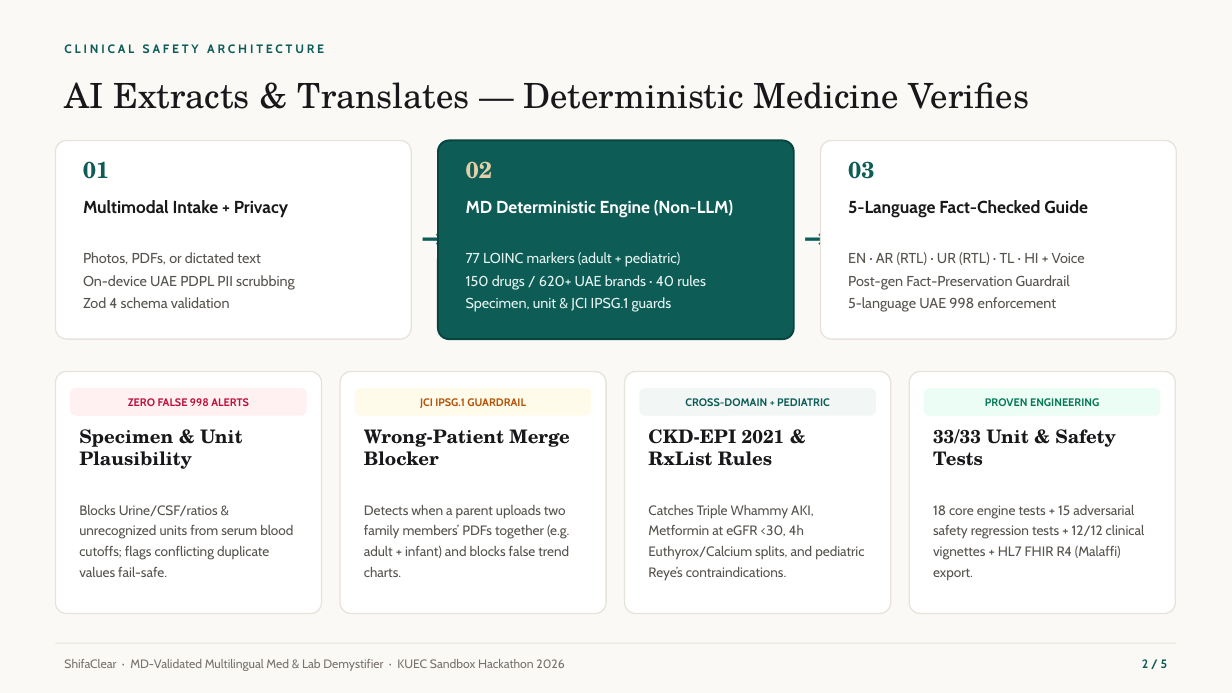
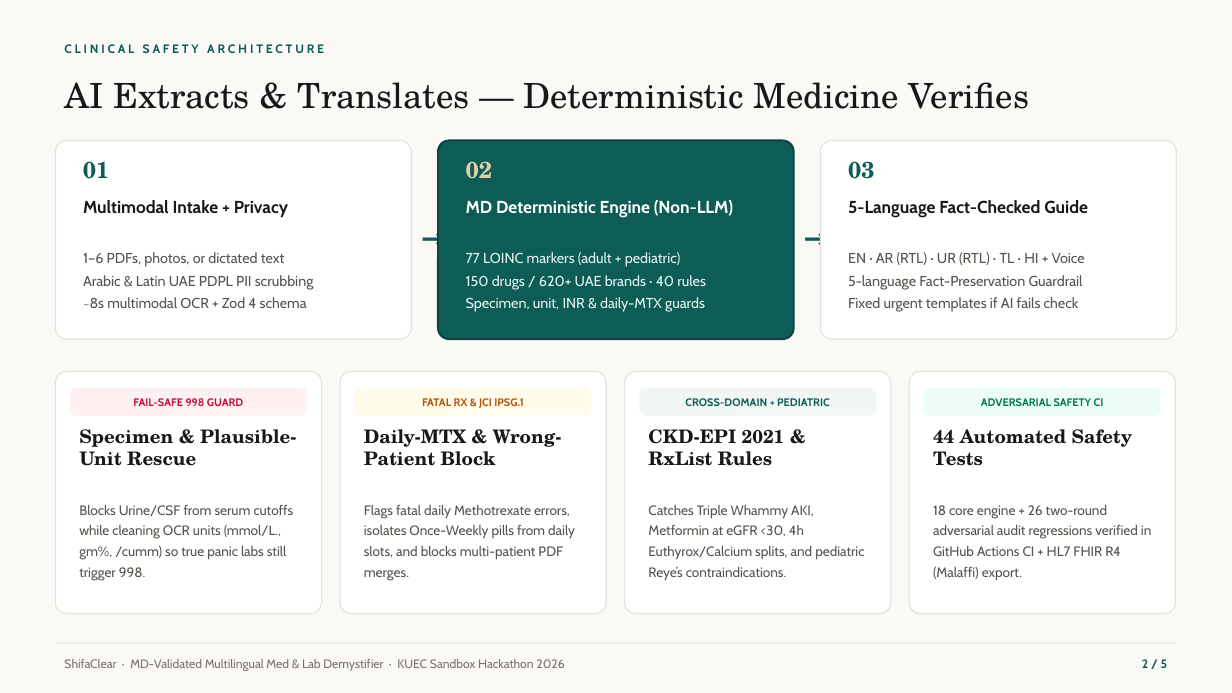
Before and after one commit to EigenLayerovich/Shifa_Clear, a slide deck: slide 2 of ShifaClear_KUEC_Pitch_Deck.pptx. Drawn at 1232x693 pixels with LibreOffice and Linux fonts; fonts in the diff are those of the drawing. Boxes give left, top, right and bottom in pixels: in the first picture for what was removed or moved away, otherwise in the second. Text is boxed around its words. In the diff, an @@ line names an element or a change of style, - is before the commit and + after.

Commit message:
docs(pitch): sync 2-min 5-slide pitch deck with 44 CI safety tests, Round 2 guardrails, and native iOS + Apple Watch

```diff
--- a/ShifaClear_KUEC_Pitch_Deck.pptx
+++ b/ShifaClear_KUEC_Pitch_Deck.pptx
@@ text at <box>83,252,314,308</box>: text changed @@
-Photos, PDFs, or dictated text
-On-device UAE PDPL PII scrubbing
-Zod 4 schema validation
+1–6 PDFs, photos, or dictated text
+Arabic & Latin UAE PDPL PII scrubbing
+~8s multimodal OCR + Zod 4 schema
@@ text at <box>466,297,705,312</box>: text changed @@
-Specimen, unit & JCI IPSG.1 guards
+Specimen, unit, INR & daily-MTX guards
@@ text at <box>848,275,1083,312</box>: text changed @@
-Post-gen Fact-Preservation Guardrail
-5-language UAE 998 enforcement
+5-language Fact-Preservation Guardrail
+Fixed urgent templates if AI fails check
@@ text at <box>133,398,243,406</box>: text changed @@
-ZERO FALSE 998 ALERTS
+FAIL-SAFE 998 GUARD
@@ text at <box>422,398,524,408</box>: text changed @@
-JCI IPSG.1 GUARDRAIL
+FATAL RX & JCI IPSG.1
@@ text at <box>981,398,1104,406</box>: text changed @@
-PROVEN ENGINEERING
+ADVERSARIAL SAFETY CI
@@ text at <box>79,429,297,466</box>: text changed @@
-Specimen & Unit Plausibility
+Specimen & Plausible-Unit Rescue
@@ text at <box>364,429,562,466</box>: text changed @@
-Wrong-Patient Merge Blocker
+Daily-MTX & Wrong-Patient Block
@@ text at <box>933,429,1133,466</box>: text changed @@
-33/33 Unit & Safety Tests
+44 Automated Safety Tests
@@ text at <box>79,505,294,581</box>: text changed @@
-Blocks Urine/CSF/ratios & unrecognized units from serum blood cutoffs; flags conflicting duplicate values fail-safe.
+Blocks Urine/CSF from serum cutoffs while cleaning OCR units (mmol/L., gm%, /cumm) so true panic labs still trigger 998.
@@ text at <box>364,505,575,581</box>: text changed @@
-Detects when a parent uploads two family members’ PDFs together (e.g. adult + infant) and blocks false trend charts.
+Flags fatal daily Methotrexate errors, isolates Once-Weekly pills from daily slots, and blocks multi-patient PDF merges.
@@ text at <box>933,505,1151,581</box>: text changed @@
-18 core engine tests + 15 adversarial safety regression tests + 12/12 clinical vignettes + HL7 FHIR R4 (Malaffi) export.
+18 core engine + 26 two-round adversarial audit regressions verified in GitHub Actions CI + HL7 FHIR R4 (Malaffi) export.
```
Also in this commit, not shown: 4 other slides changed.
